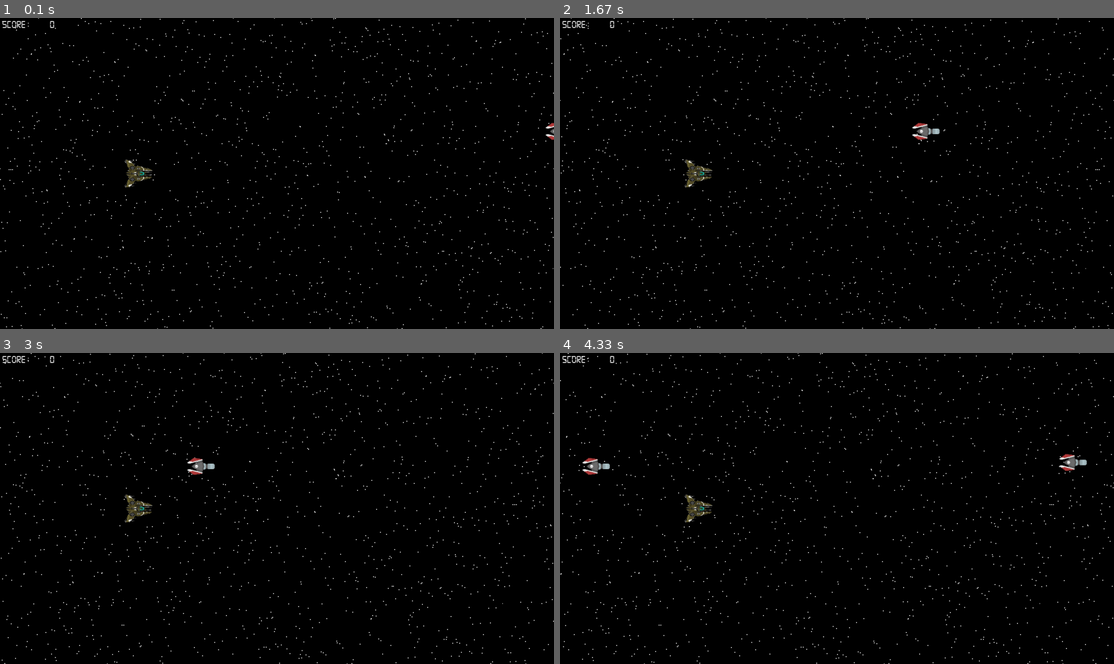
Above: before the commit, frames 1-4 (two rows, left to right).
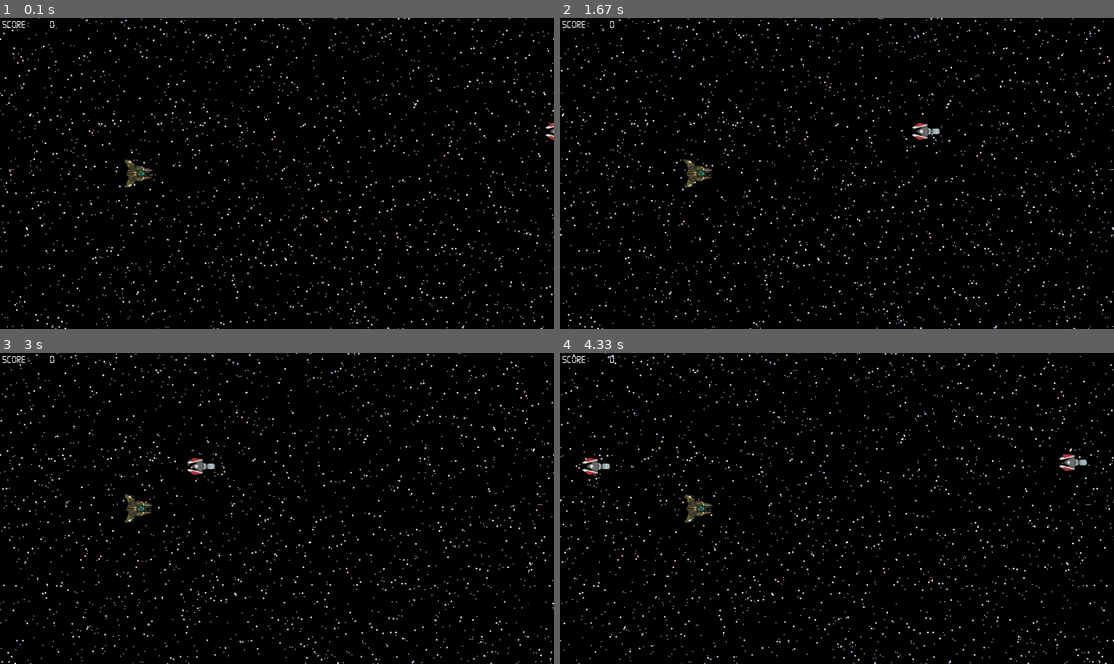
Above: after the commit, the same moments.

Repository: cacilhas/pygame-shooter-tutorial
Game: pygame game, started from main.py
The game is run twice, just before and just after one commit, with the same random seed, the same clock (stepped at 60 frames per second) and the same inputs.
Inputs:
- Up to frame 1 (0.1 s): no input
- Up to frame 2 (1.67 s): no input
- Up to frame 3 (3 s): no input
- Up to frame 4 (4.33 s): no input

The runs differ from the first frame. In frame 1, 3.3% of the frame differs, in the area x 0-100%, y 0-100%; in frame 2, 3.7%; in frame 3, 3.7%; in frame 4, 3.7%.

Commit message:
add parallax

Diff:
--- a/app.py
+++ b/app.py
@@ -113,8 +113,7 @@
         self.screen.fill(BACKGROUND)
         layers: dict[int, Surface] = DefaultDict(lambda: Surface(RESOLUTION, pygame.SRCALPHA))
         async for actor in async_gen(self.actors):
-            layer = layers[actor.z]
-            await actor.draw(layer)
+            await actor.draw(layers[actor.z])
         for _, layer in sorted((pair for pair in layers.items()), key=lambda pair: pair[0]):
             self.screen.blit(layer, (0, 0))
         pygame.display.flip()
--- a/stars.py
+++ b/stars.py
@@ -1,4 +1,4 @@
-from random import randint
+from random import choice, randint
 from pygame import Surface
 import pygame
 from action import Action, Actor
@@ -7,32 +7,42 @@
 
 class StarsBackground(Actor):
 
+    colors = [
+        (0xff, 0xff, 0xff),
+        (0xff, 0xd0, 0xd0),
+        (0xff, 0xff, 0xd0),
+        (0xd0, 0xd0, 0xff),
+    ]
+
     def __init__(self) -> None:
-        facet = self.facet = Surface(RESOLUTION, pygame.SRCALPHA)
-        self.speed: float = 40.0
-        self.x: float = 0.0
         self.z = -1
         width = self.width = RESOLUTION[0]
 
-        for x in range(width):
-            y = randint(0, RESOLUTION[1])
-            pygame.draw.circle(
-                facet,
-                'white',
-                (x, y),
-                1,
-            )
+        facets = self.facets = [
+            Surface(RESOLUTION, pygame.SRCALPHA),
+            Surface(RESOLUTION, pygame.SRCALPHA),
+        ]
+        self.speeds: list[float] = [20.0, 40.0]
+        self.xs: list[float] = [0.0, 0.0]
 
-    @property
-    def xy(self) -> tuple[float, float]:
-        return self.x, 0.0
+        for i, facet in enumerate(facets):
+            for x in range(0, width, 1 << i):
+                y = randint(0, RESOLUTION[1])
+                color = choice(self.colors)
+                pygame.draw.circle(
+                    facet,
+                    color,
+                    (x, y),
+                    1 << i,
+                )
 
     async def update(self, delta: float) -> Action | None:
-        self.x -= self.speed * delta
-        if self.x <= - self.width:
-            self.x += self.width
+        for i, speed in enumerate(self.speeds):
+            self.xs[i] -= speed * delta
+            if self.xs[i] < 0:
+                self.xs[i] += self.width
 
     async def draw(self, surface: Surface) -> None:
-        surface.blit(self.facet, self.pos)
-        pos = self.pos[0] + self.width, self.pos[1]
-        surface.blit(self.facet, pos)
+        for i, facet in enumerate(self.facets):
+            surface.blit(facet, (self.xs[i] - self.width, 0))
+            surface.blit(facet, (self.xs[i], 0))
